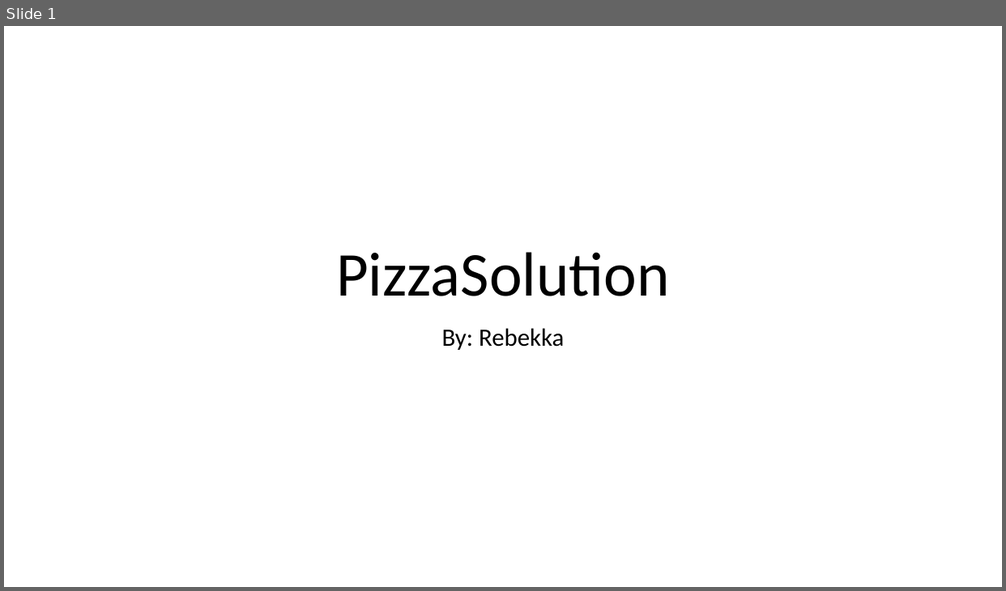
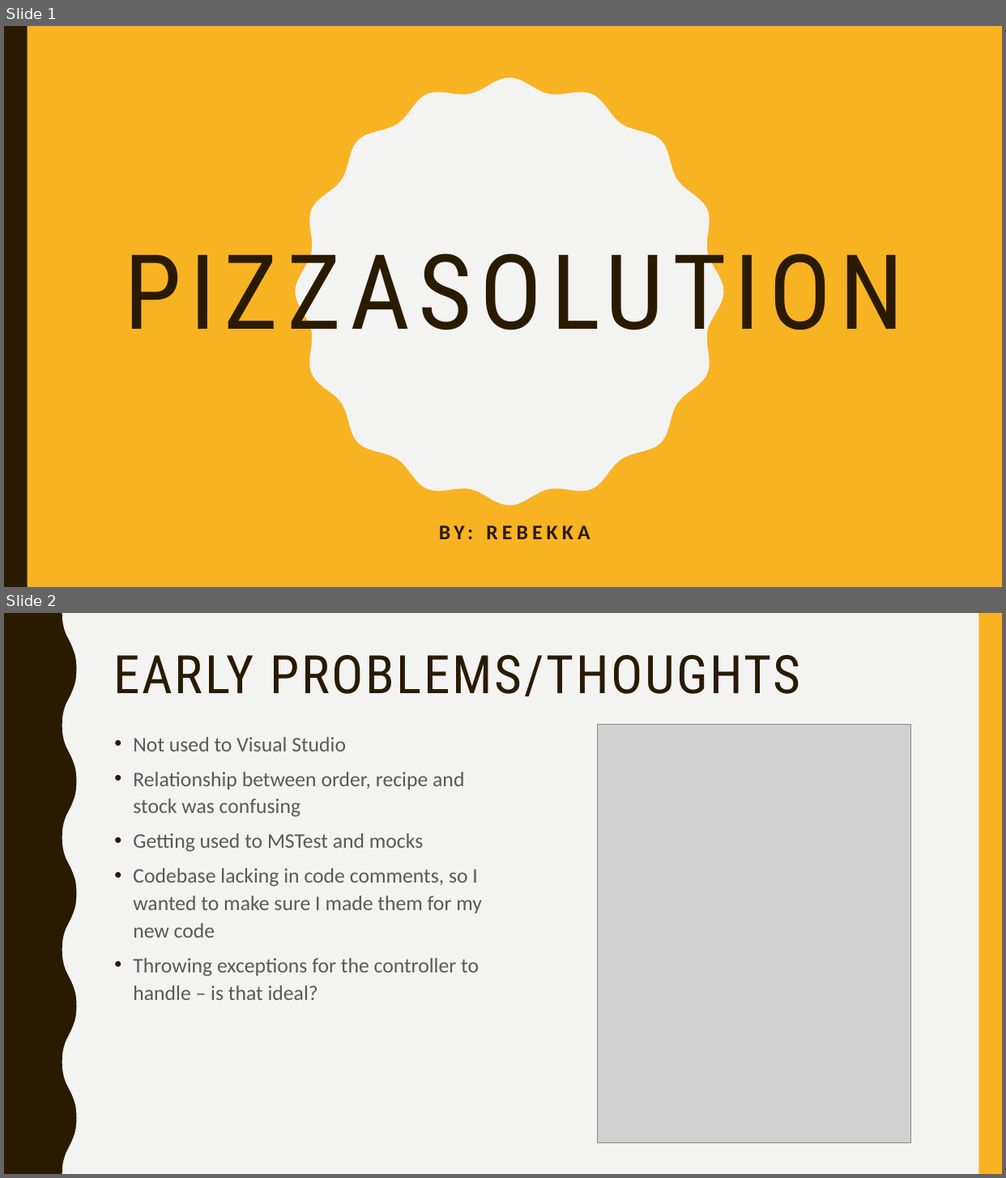
Before and after one commit to Exopi-Talent-Academy/PizzaSolutionRebekka, a slide deck: PizzaSolution Presentation.pptx. Shown one above the other, each under a label of ours: slide 1 before the commit, slides 1 and 2 after it. The pictures are 1006x591 and 1006x1178 pixels, drawn with LibreOffice and Linux fonts; fonts in the diff are those of the drawing; grey boxes stand for pictures. Boxes give left, top, right and bottom in pixels: in the first picture for what was removed or moved away, otherwise in the second. Text is boxed around its words. In the diff, an @@ line names an element or a change of style, - is before the commit and + after.

```diff
--- a/PizzaSolution Presentation.pptx
+++ b/PizzaSolution Presentation.pptx
@@ slide 2 added at (4, 613, 1002, 1174), background #F3F3F2 @@
@@ freeform shape added at (4, 613, 77, 1174), fill #2A1A00 @@
@@ rectangle added at (978, 613, 1002, 1174), fill #F8B323 @@
@@ title added at (114, 655, 801, 696), 51 pt, text #2A1A00 @@
+EARLY PROBLEMS/THOUGHTS
@@ picture added at (598, 725, 911, 1143) @@
@@ text added at (133, 737, 482, 1000), 20 pt, text #595959 @@
+• Not used to Visual Studio
+• Relationship between order, recipe and stock was confusing
+• Getting used to MSTest and mocks
+• Codebase lacking in code comments, so I wanted to make sure I made them for my new code
+• Throwing exceptions for the controller to handle – is that ideal?
@@ slide 1 changed as well @@
@@ background #FFFFFF to #F8B323 @@
@@ rectangle added at (4, 26, 27, 587), fill #2A1A00 @@
@@ freeform shape added at (296, 78, 724, 506), fill #F3F3F2 @@
@@ title "PIZZASOLUTION" at (124, 233, 904, 353): vertical alignment bottom to middle @@
@@ title at (124, 233, 904, 353): text changed; size 60 to 100 pt; font Calibri to Roboto Condensed; text colour #000000 to #2A1A00 @@
-PizzaSolution
+PIZZASOLUTION
@@ subtitle at (439, 526, 473, 540): text changed; size 24 to 20 pt; text colour #000000 to #2A1A00; bold on @@
-By: Rebekka
+BY: REBEKKA
```
Also in this commit, not shown: 4 other slides added, 1 slide removed, 2 other files.
